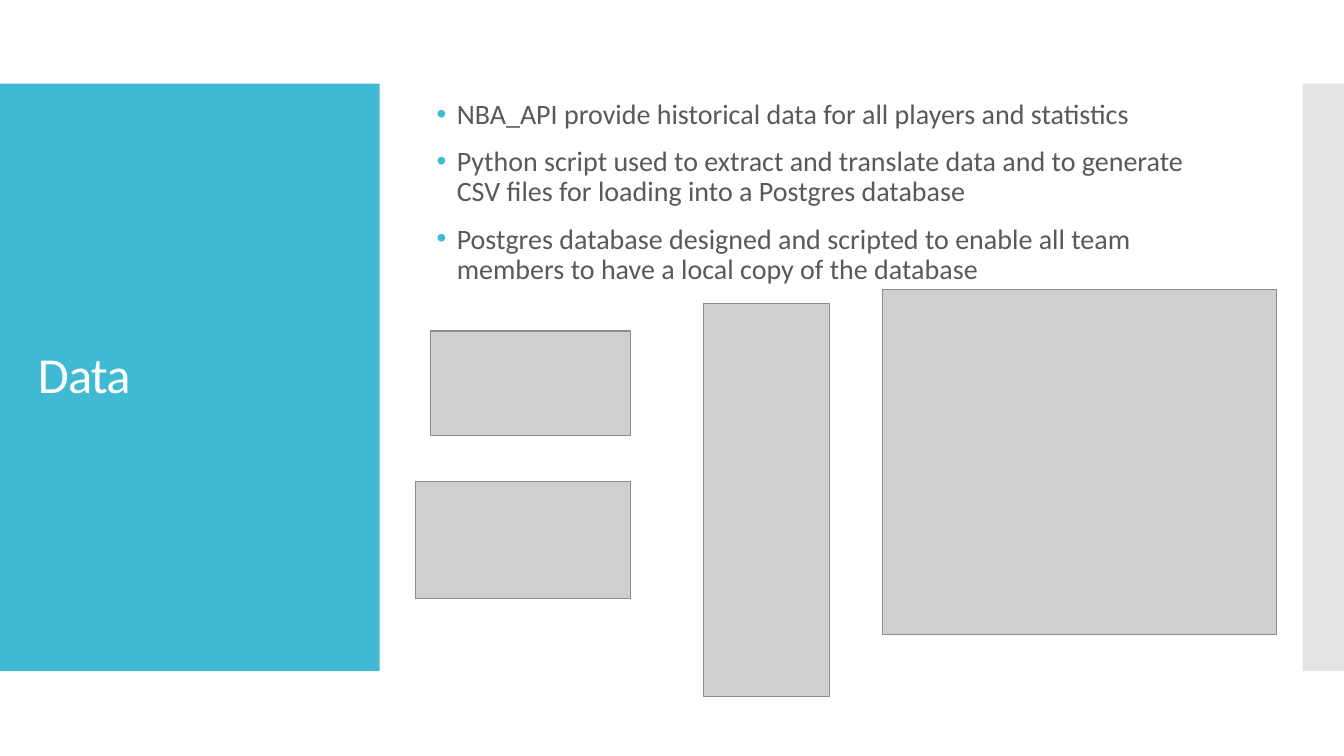
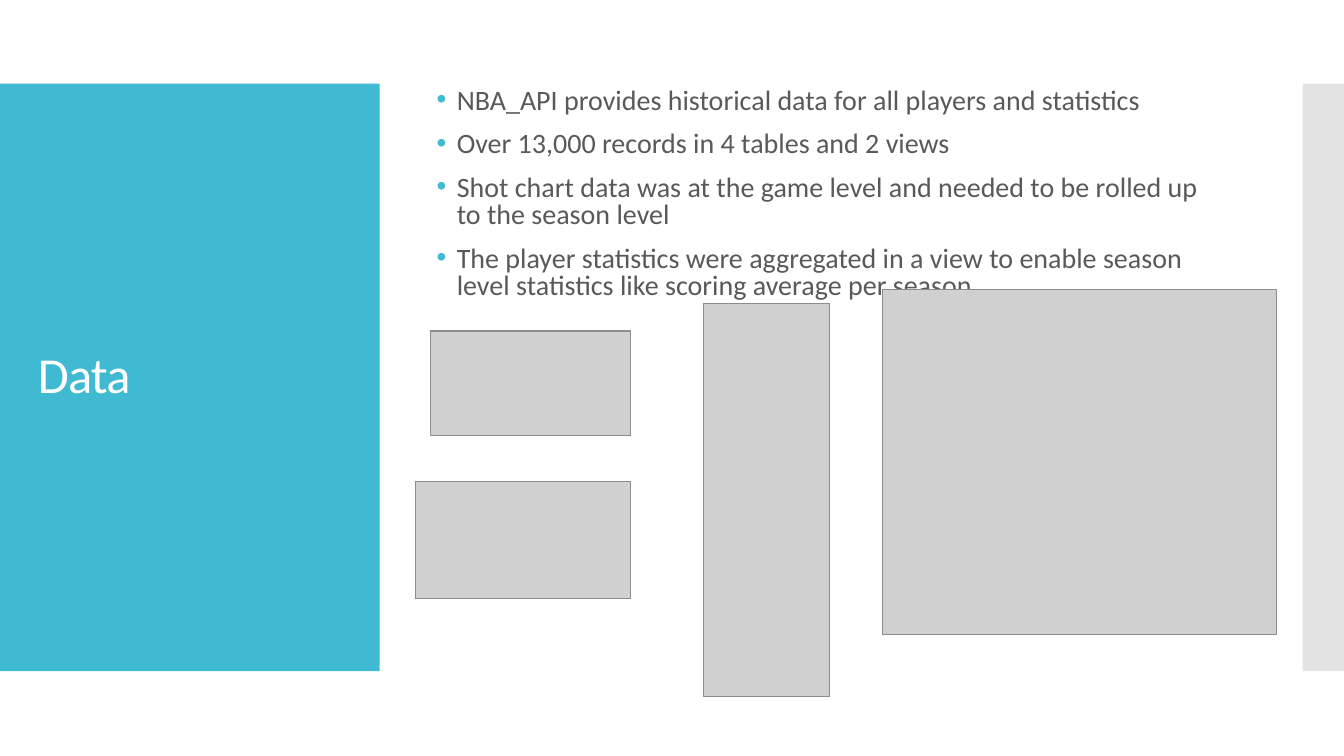
Before and after one commit to agmillman/Project3_NBA_Analysis, a slide deck: slide 4 of ProjectPresentation.pptx (slide 3 before the commit). Drawn at 1344x756 pixels with LibreOffice and Linux fonts; fonts in the diff are those of the drawing; grey boxes stand for pictures. Boxes give left, top, right and bottom in pixels: in the first picture for what was removed or moved away, otherwise in the second. Text is boxed around its words. In the diff, an @@ line names an element or a change of style, - is before the commit and + after.

```diff
--- a/ProjectPresentation.pptx
+++ b/ProjectPresentation.pptx
@@ text at <box>457,90,1197,301</box>: text changed @@
-• NBA_API provide historical data for all players and statistics
-• Python script used to extract and translate data and to generate CSV files for loading into a Postgres database
-• Postgres database designed and scripted to enable all team members to have a local copy of the database
+• NBA_API provides historical data for all players and statistics
+• Over 13,000 records in 4 tables and 2 views
+• Shot chart data was at the game level and needed to be rolled up to the season level
+• The player statistics were aggregated in a view to enable season level statistics like scoring average per season
```
Also in this commit, not shown: 2 other slides changed, 1 other file.
